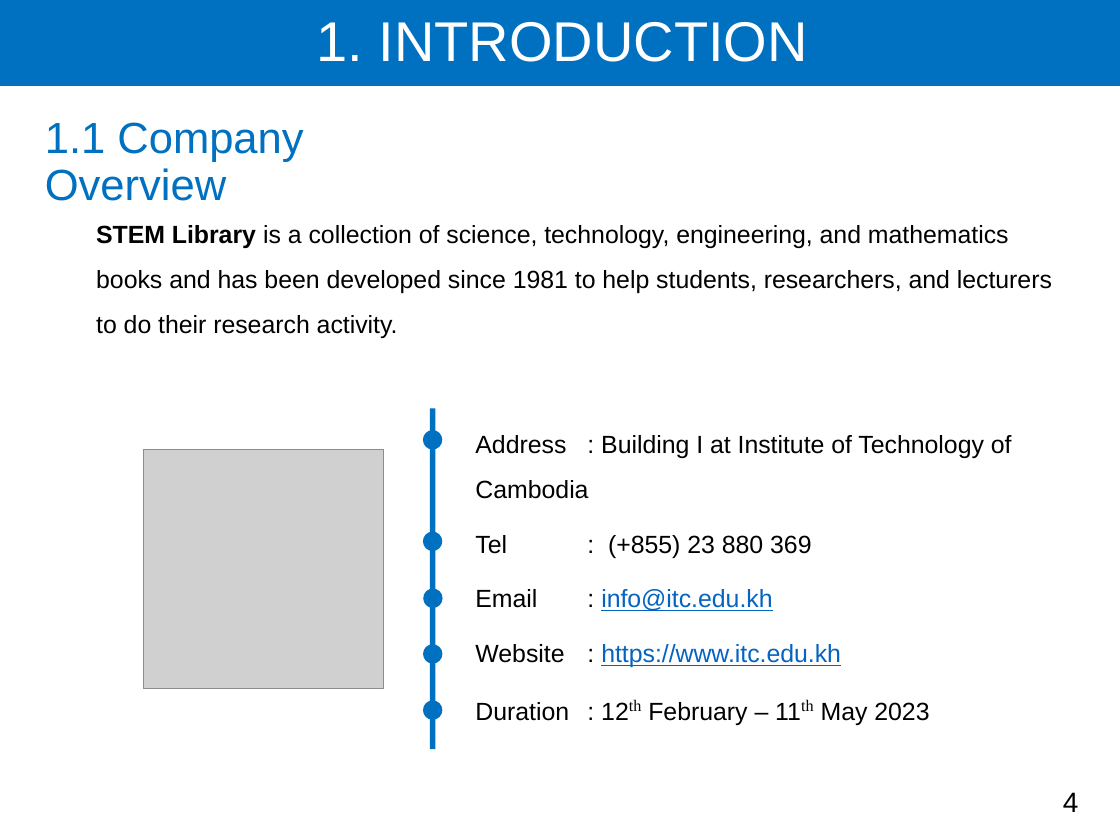
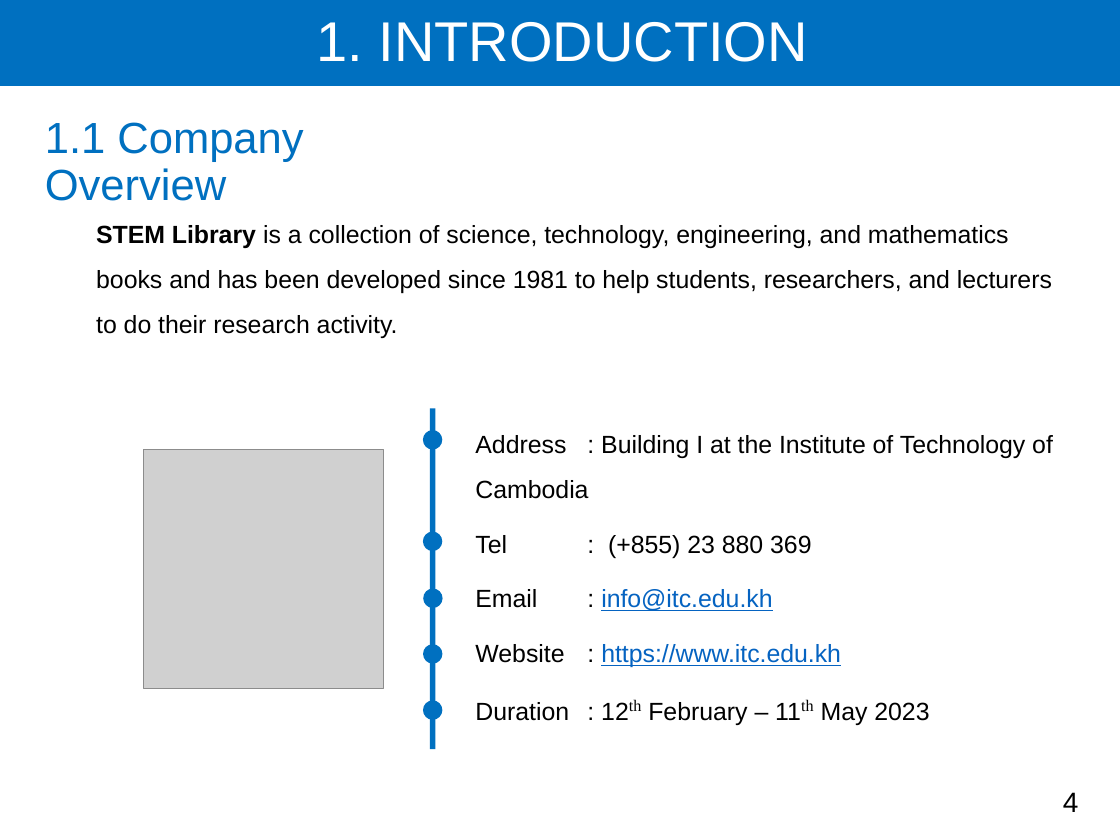
Before and after one commit to Ravit27-N/report-year-5, a slide deck: slide 4 of Slide year5/Hun Ravit slide present.pptx. Drawn at 1120x840 pixels with LibreOffice and Linux fonts; fonts in the diff are those of the drawing; grey boxes stand for pictures. Boxes give left, top, right and bottom in pixels: in the first picture for what was removed or moved away, otherwise in the second. Text is boxed around its words. In the diff, an @@ line names an element or a change of style, - is before the commit and + after.

```diff
--- a/Slide year5/Hun Ravit slide present.pptx
+++ b/Slide year5/Hun Ravit slide present.pptx
@@ text at <box>475,435,1053,499</box>: text changed @@
-Address : Building I at Institute of Technology of Cambodia
+Address : Building I at the Institute of Technology of Cambodia
```
Also in this commit, not shown: 11 other slides changed.
